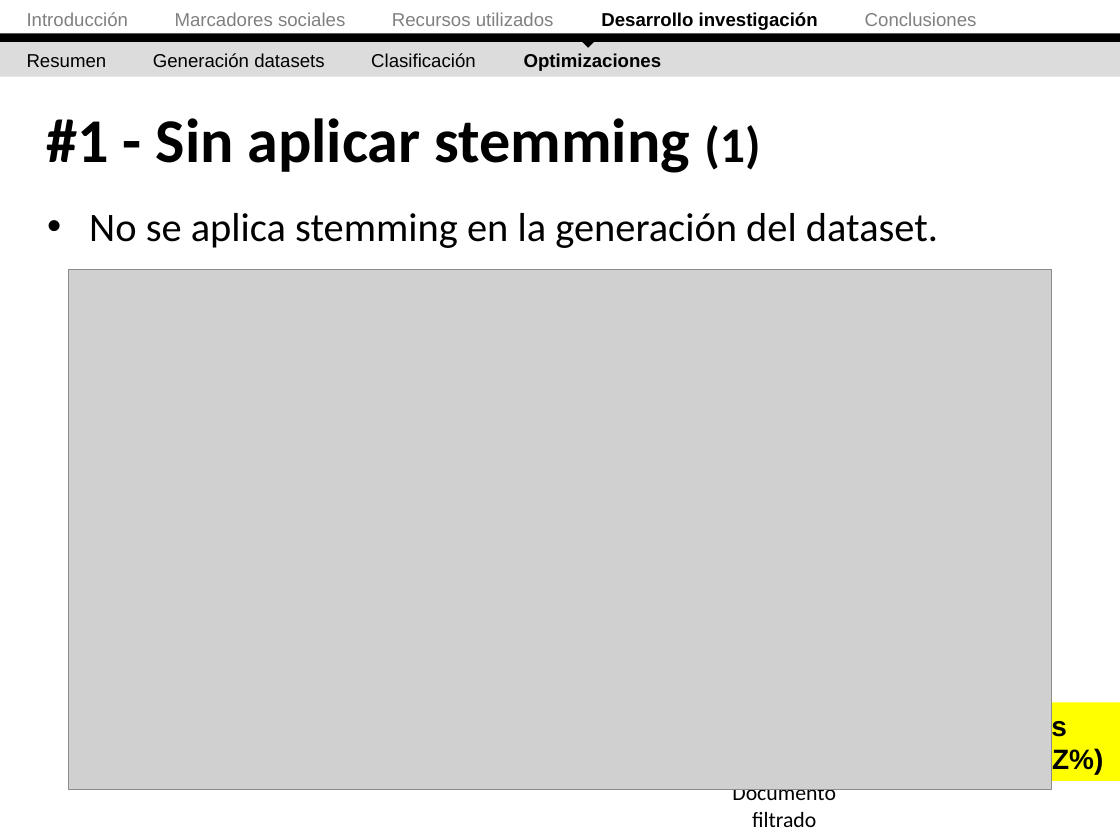
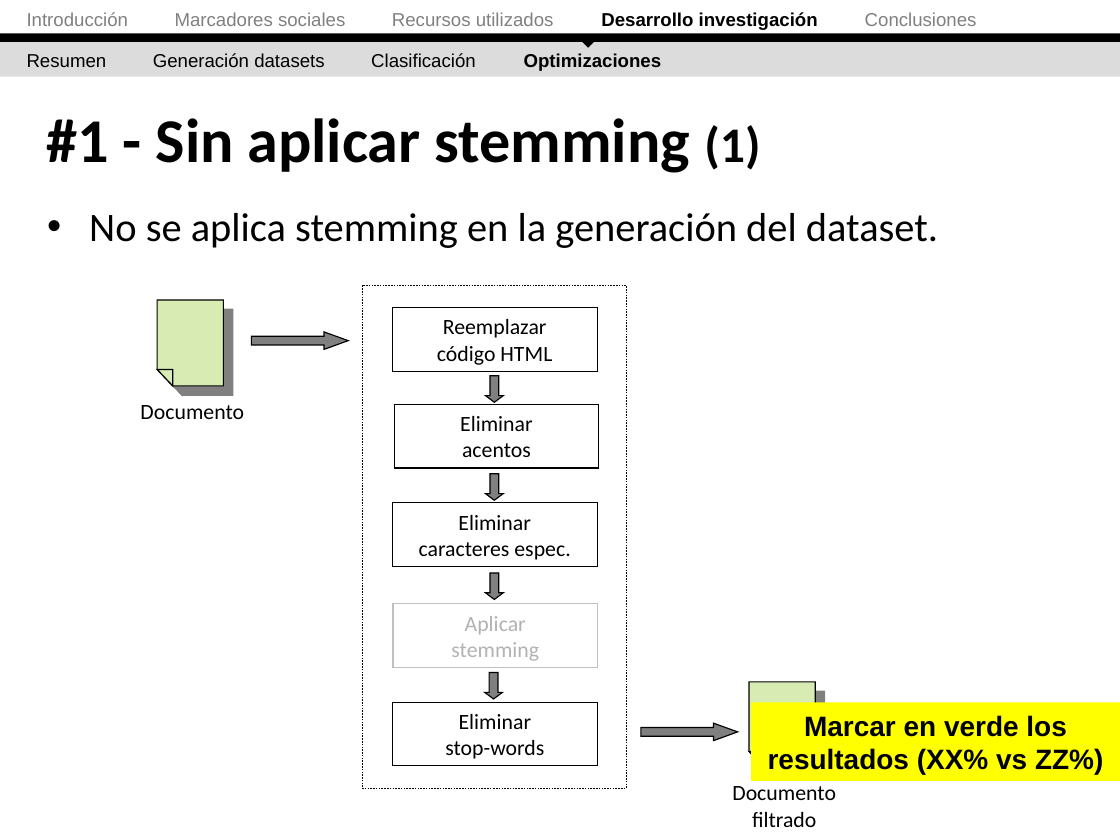
Before and after one commit to ak907kenai/nicotournetesis, a slide deck: slide 52 of docs_trunk/Presentación/Nicolás Tourné - Presentación Tesis (v2.1).ppt. Drawn at 1120x840 pixels with LibreOffice and Linux fonts; fonts in the diff are those of the drawing; grey boxes stand for pictures. Boxes give left, top, right and bottom in pixels: in the first picture for what was removed or moved away, otherwise in the second. Text is boxed around its words. In the diff, an @@ line names an element or a change of style, - is before the commit and + after.

```diff
--- a/docs_trunk/Presentación/Nicolás Tourné - Presentación Tesis (v2.1).ppt
+++ b/docs_trunk/Presentación/Nicolás Tourné - Presentación Tesis (v2.1).ppt
@@ picture removed at bbox=[68, 270, 1051, 790] @@
@@ rectangle added at bbox=[392, 307, 597, 371], outline #000000 0.74 pt, 14 pt, text #000000 @@
+Reemplazar
+código HTML
@@ right arrow added at bbox=[251, 332, 347, 349], fill #808080, outline #000000 0.74 pt @@
@@ down arrow added at bbox=[486, 376, 504, 403], fill #808080, outline #000000 0.74 pt @@
@@ text added at bbox=[140, 405, 244, 419], 14 pt, text #000000 @@
+Documento
@@ rectangle added at bbox=[394, 404, 599, 468], outline #000000 0.74 pt, 14 pt, text #000000 @@
+Eliminar
+acentos
@@ down arrow added at bbox=[486, 474, 504, 501], fill #808080, outline #000000 0.74 pt @@
@@ rectangle added at bbox=[392, 503, 597, 567], outline #000000 0.74 pt, 14 pt, text #000000 @@
+Eliminar
+caracteres espec.
@@ down arrow added at bbox=[486, 573, 504, 600], fill #808080, outline #000000 0.74 pt @@
@@ rectangle added at bbox=[393, 604, 598, 668], outline #C0C0C0 0.74 pt, 14 pt, text #B2B2B2 @@
+Aplicar
+stemming
@@ down arrow added at bbox=[485, 673, 503, 700], fill #808080, outline #000000 0.74 pt @@
@@ rectangle added at bbox=[393, 702, 598, 766], outline #000000 0.74 pt, 14 pt, text #000000 @@
+Eliminar
+stop-words
@@ rectangle "Marcar en verde los resultados ...": place and size @@
-rectangle "Marcar en verde los resultados ..." at bbox=[1026, 714, 1103, 774]
+rectangle "Marcar en verde los resultados ..." at bbox=[752, 702, 1120, 781]
@@ right arrow added at bbox=[641, 724, 737, 741], fill #808080, outline #000000 0.74 pt @@
```
Also in this commit, not shown: 20 other slides changed, 6 slides added, 1 other file.
